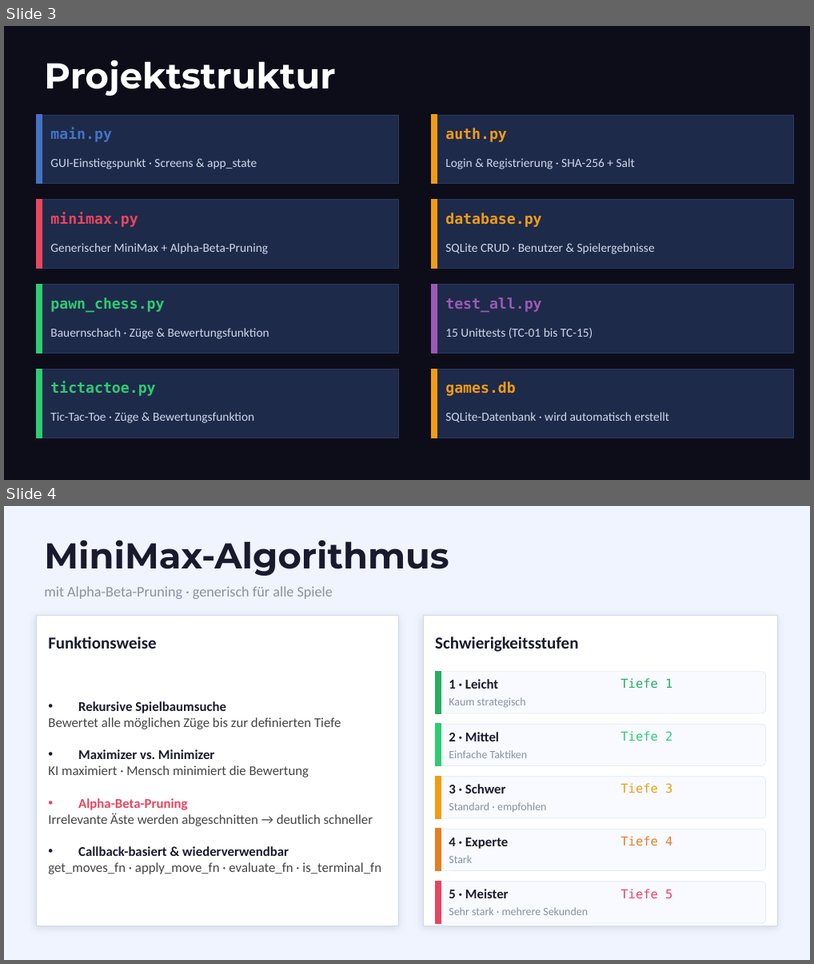
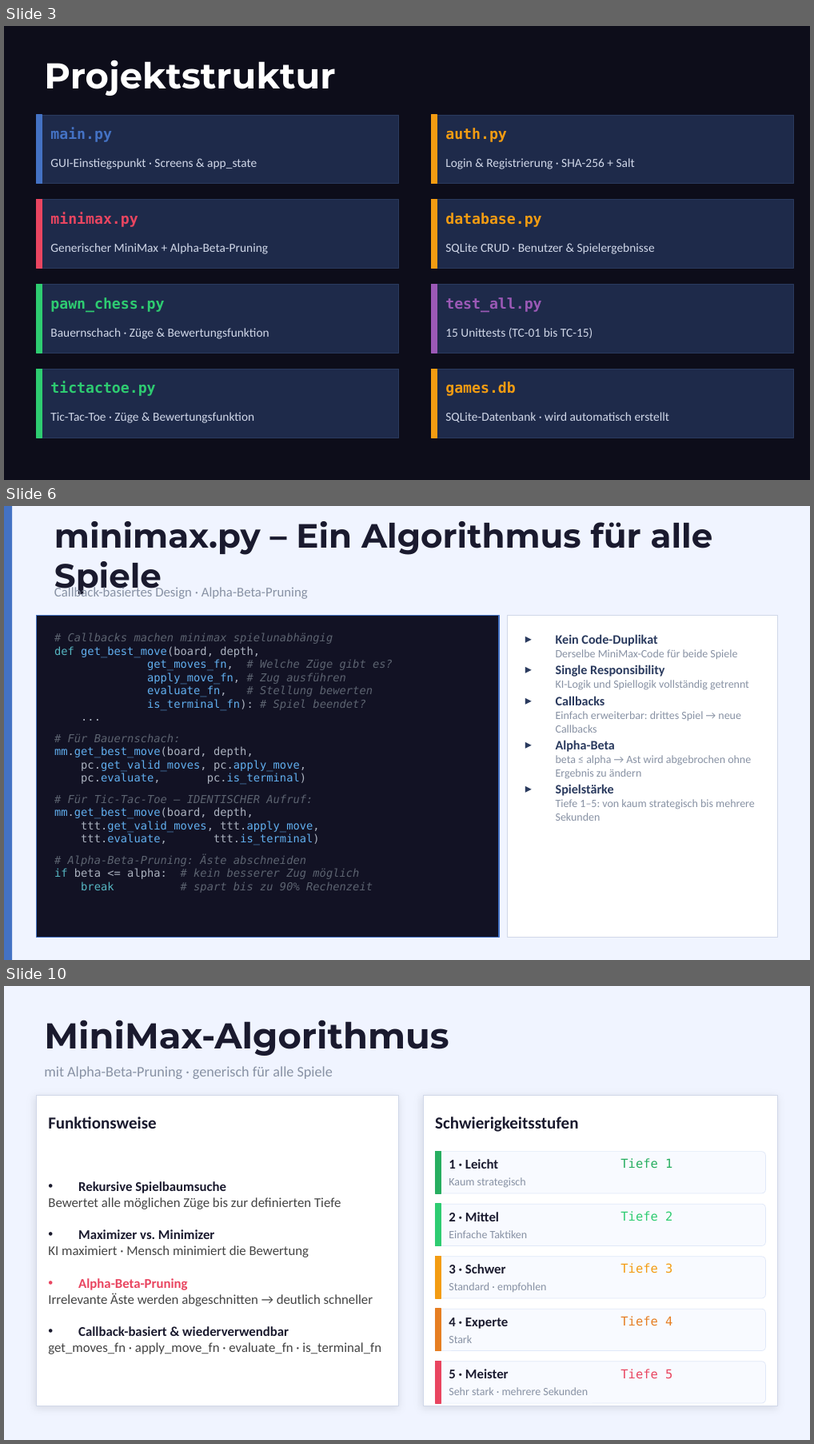
Before and after one commit to Tasterloster/Projekt_berufsschule, a slide deck: Präsentation/Präsentation_Projekt/HHBKTendo_Praesentation_1.pptx. Shown one above the other, each under a label of ours: slides 3 and 4 before the commit, slides 3, 6 and 10 after it; the slides between them are not shown. The pictures are 814x964 and 814x1444 pixels, drawn with LibreOffice and Linux fonts; fonts in the diff are those of the drawing. Boxes give left, top, right and bottom in pixels: in the first picture for what was removed or moved away, otherwise in the second. Text is boxed around its words. In the diff, an @@ line names an element or a change of style, - is before the commit and + after.

Commit message:
Updated Präsentation.

```diff
--- a/Präsentation/Präsentation_Projekt/HHBKTendo_Praesentation_1.pptx
+++ b/Präsentation/Präsentation_Projekt/HHBKTendo_Praesentation_1.pptx
@@ slide 6 added at box(4, 506, 810, 960), background #F0F4FF @@
@@ rectangle added at box(4, 506, 12, 959), fill #4472C4 @@
@@ text added at box(54, 521, 714, 596), 30 pt, text #1A1A2E, bold @@
+minimax.py – Ein Algorithmus für alle Spiele
@@ text added at box(54, 585, 308, 599), 12 pt, text #8892A4 @@
+Callback-basiertes Design · Alpha-Beta-Pruning
@@ rectangle added at box(36, 615, 499, 936), fill #121224, outline #4472C4 0.75 pt @@
@@ rectangle added at box(507, 615, 778, 936), fill #FFFFFF, outline #D0D7E8 0.5 pt @@
@@ text added at box(54, 632, 393, 892), 9.8 pt, text #5C6370 @@
+# Callbacks machen minimax spielunabhängig
+def get_best_move(board, depth,
+get_moves_fn, # Welche Züge gibt es?
+apply_move_fn, # Zug ausführen
+evaluate_fn, # Stellung bewerten
+is_terminal_fn): # Spiel beendet?
+...
+# Für Bauernschach:
+mm.get_best_move(board, depth,
+pc.get_valid_moves, pc.apply_move,
+pc.evaluate, pc.is_terminal)
+# Für Tic-Tac-Toe – IDENTISCHER Aufruf:
+mm.get_best_move(board, depth,
+ttt.get_valid_moves, ttt.apply_move,
+ttt.evaluate, ttt.is_terminal)
+# Alpha-Beta-Pruning: Äste abschneiden
+if beta <= alpha: # kein besserer Zug möglich
+break # spart bis zu 90% Rechenzeit
@@ text added at box(556, 634, 755, 820), 10 pt, text #8892A4 @@
+▸ Kein Code-Duplikat
+Derselbe MiniMax-Code für beide Spiele
+▸ Single Responsibility
+KI-Logik und Spiellogik vollständig getrennt
+▸ Callbacks
+Einfach erweiterbar: drittes Spiel → neue Callbacks
+▸ Alpha-Beta
+beta ≤ alpha → Ast wird abgebrochen ohne Ergebnis zu ändern
+▸ Spielstärke
+Tiefe 1–5: von kaum strategisch bis mehrere Sekunden
@@ what was slide 4 is now slide 10 @@
```
Also in this commit, not shown: 5 other slides added.
